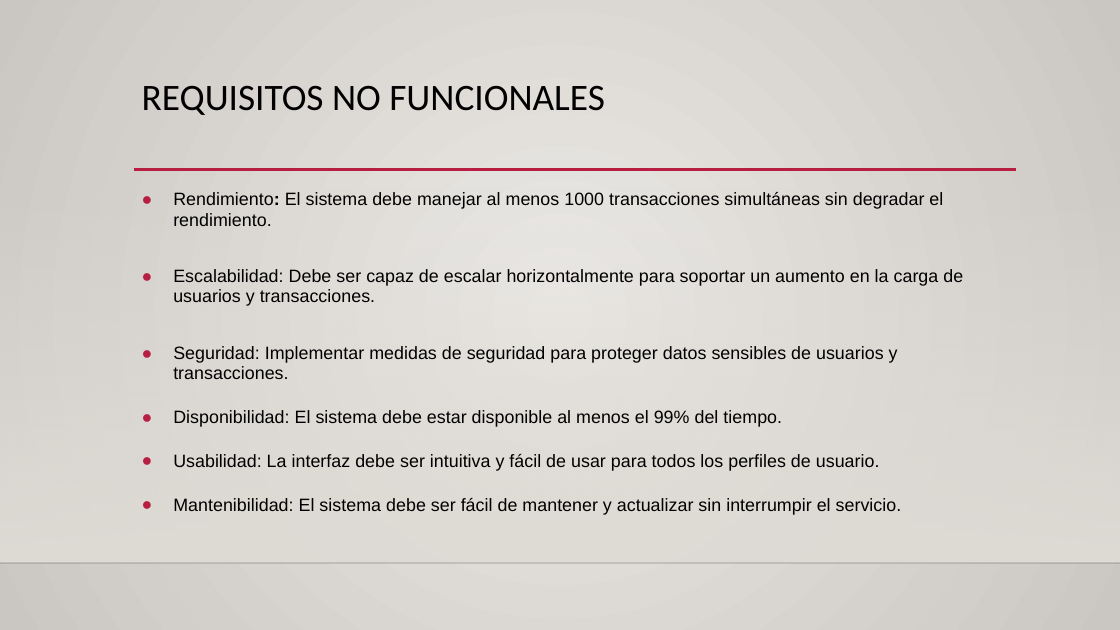
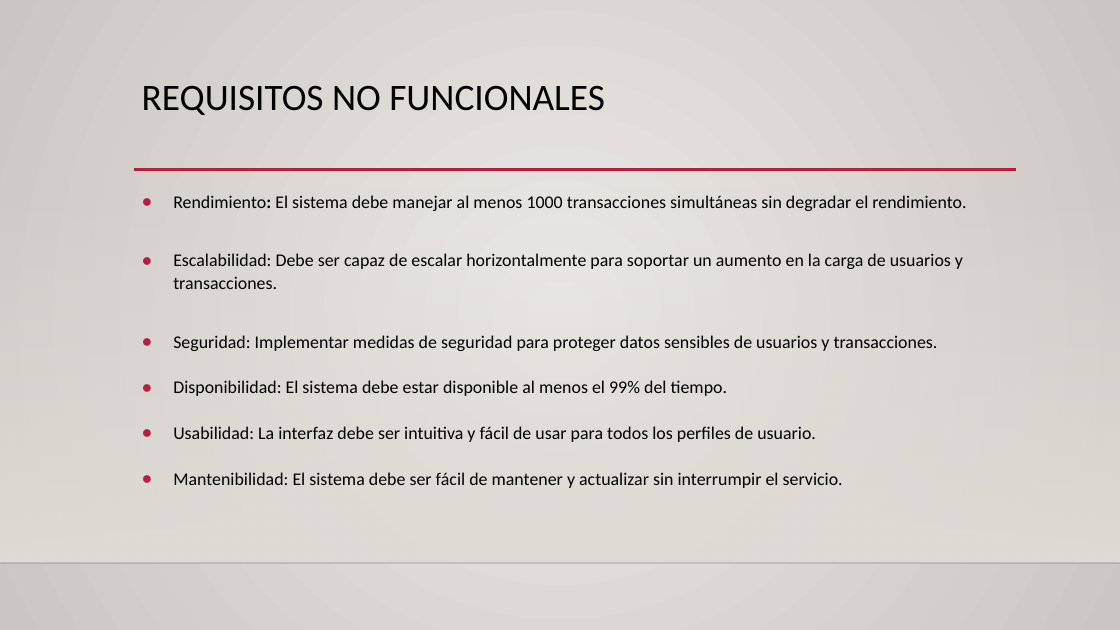
Before and after one commit to VicenteAlfaroS/Experiencia-1-Caso-3-nombre-Vicente-Alfaro, a slide deck: slide 6 of Presentacion caso 3.pptx. Drawn at 1120x630 pixels with LibreOffice and Linux fonts; fonts in the diff are those of the drawing; background and template pictures are left out. Boxes give left, top, right and bottom in pixels: in the first picture for what was removed or moved away, otherwise in the second. Text is boxed around its words. In the diff, an @@ line names an element or a change of style, - is before the commit and + after.

```diff
--- a/Presentacion caso 3.pptx
+++ b/Presentacion caso 3.pptx
@@ text "Rendimiento: El sistema debe manejar ..." at [173, 195, 966, 488]: font Arial to Calibri; line spacing 0.95 to 1.05 @@
```
Also in this commit, not shown: 4 other slides changed, 2 slides added.
